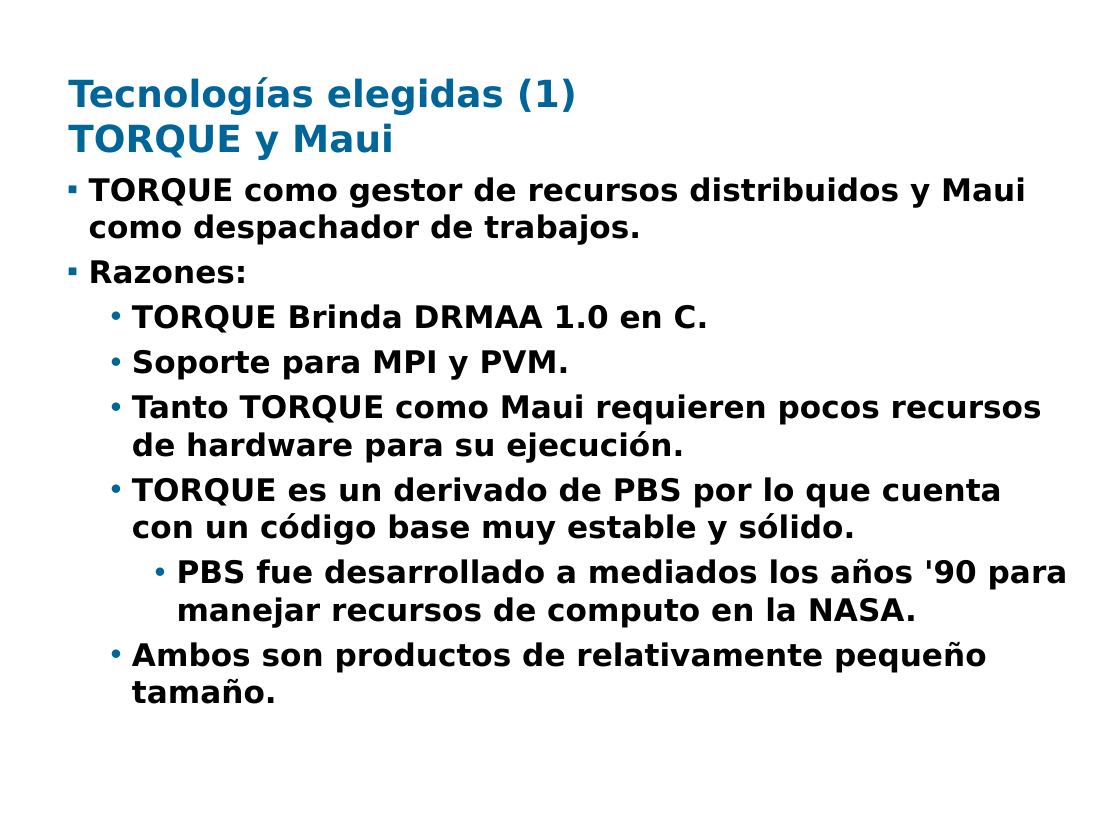
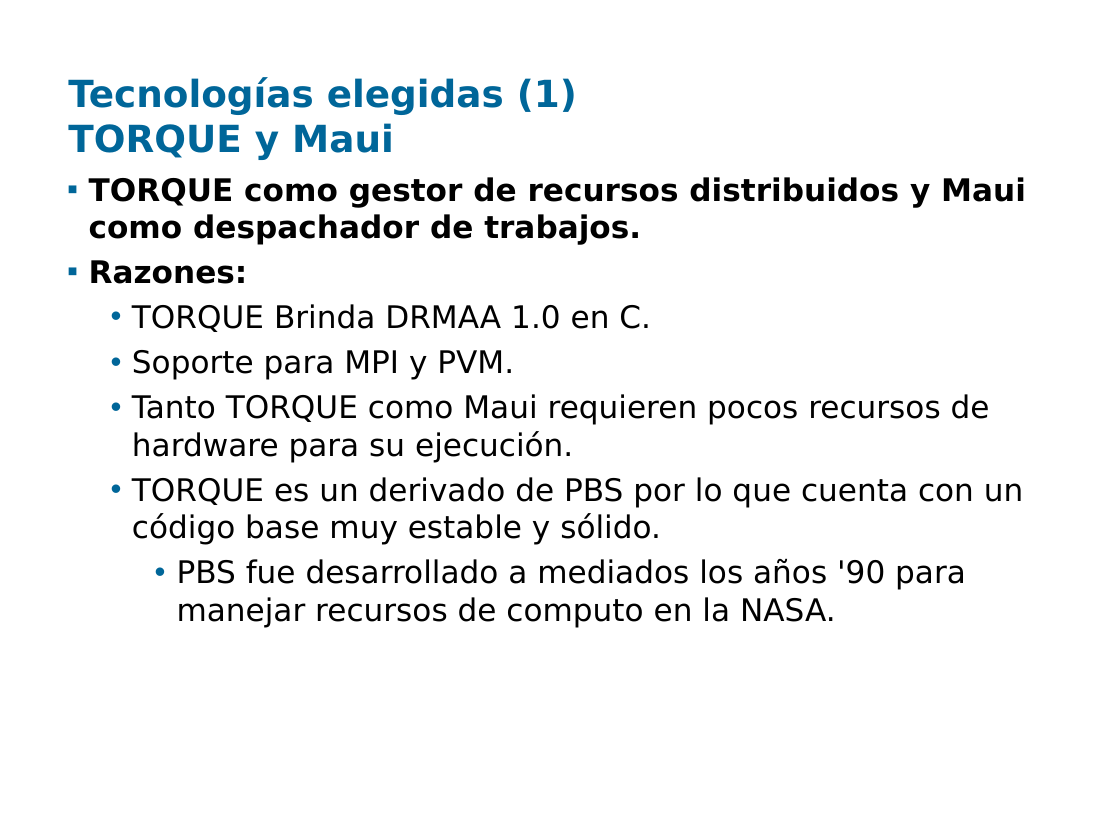
Before and after one commit to santiago-iturriaga/pgruso2007, a slide deck: slide 9 of Documentacion/Presentación Fenton - Santiago.ppt. Drawn at 1120x840 pixels with LibreOffice and Linux fonts; fonts in the diff are those of the drawing; background and template pictures are left out. Boxes give left, top, right and bottom in pixels: in the first picture for what was removed or moved away, otherwise in the second. Text is boxed around its words. In the diff, an @@ line names an element or a change of style, - is before the commit and + after.

```diff
--- a/Documentacion/Presentación Fenton - Santiago.ppt
+++ b/Documentacion/Presentación Fenton - Santiago.ppt
@@ text at (132,304,1023,627): bold off in "TORQUE Brinda DRMAA 1.0 en C.", "Soporte para MPI y PVM.", "Tanto TORQUE como Maui requieren pocos recursos ...", "TORQUE es un derivado de PBS por ..." and 1 more places @@
@@ text at (132,641,987,704): paragraph removed @@
-  • Ambos son productos de relativamente pequeño tamaño.
```
Also in this commit, not shown: 9 other slides changed, 2 other files.
